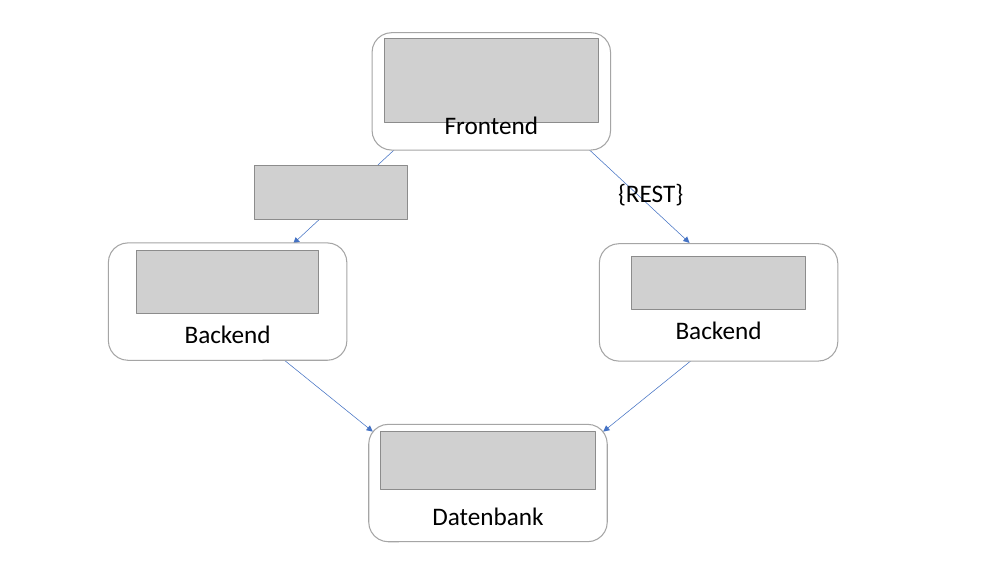
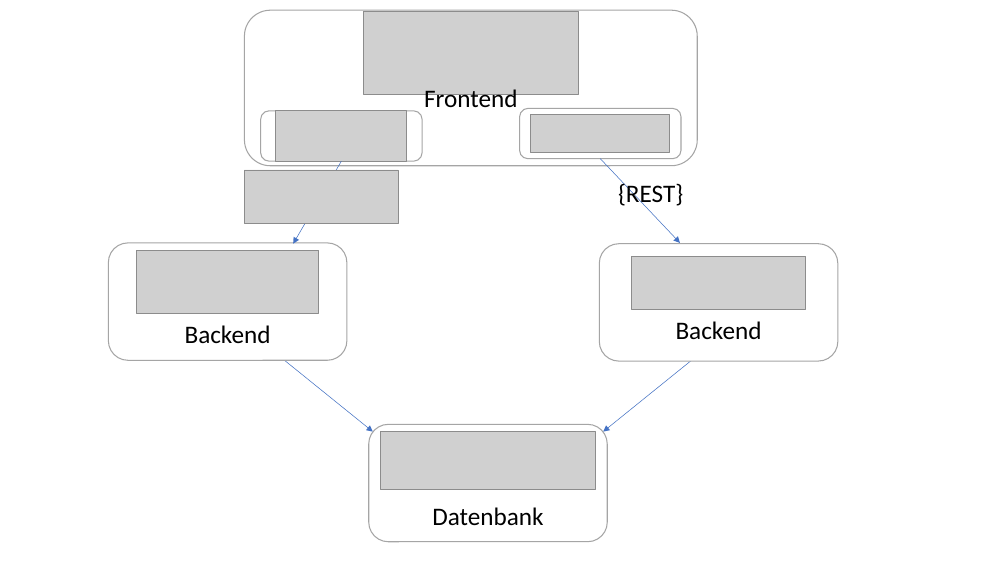
Before and after one commit to Stef-ko/REST-GraphQL, a slide deck: slide 1 of component-diagram.pptx. Drawn at 1008x567 pixels with LibreOffice and Linux fonts; fonts in the diff are those of the drawing; grey boxes stand for pictures. Boxes give left, top, right and bottom in pixels: in the first picture for what was removed or moved away, otherwise in the second. Text is boxed around its words. In the diff, an @@ line names an element or a change of style, - is before the commit and + after.

```diff
--- a/component-diagram.pptx
+++ b/component-diagram.pptx
@@ rounded rectangle: place and size @@
-rounded rectangle at [372,33,611,150]
+rounded rectangle at [244,10,697,166]
@@ picture: place and size @@
-picture at [384,39,598,123]
+picture at [364,11,578,95]
@@ text "Frontend": place and size @@
-text "Frontend" at [445,116,538,141]
+text "Frontend" at [424,89,517,113]
@@ rounded rectangle added at [261,111,422,162], fill #FFFFFF, outline #A5A5A5 1 pt @@
@@ picture added at [276,110,407,162] @@
@@ rounded rectangle added at [520,108,681,159], fill #FFFFFF, outline #A5A5A5 1 pt @@
@@ picture added at [531,115,670,153] @@
@@ picture: place and size @@
-picture at [254,166,408,219]
+picture at [244,170,398,224]
@@ arrow moved from (414, 132) - (293, 243) to (342, 161) - (293, 243) @@
@@ arrow moved from (569, 131) - (690, 243) to (600, 159) - (680, 243) @@
```
Also in this commit, not shown: 2 other files.
